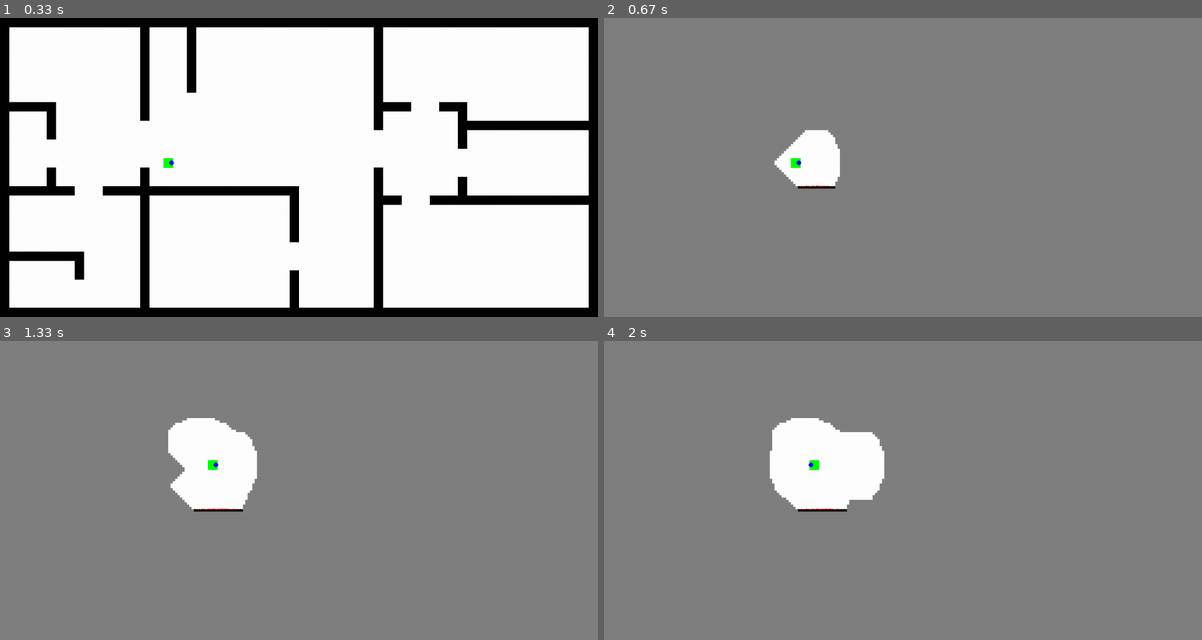
Above: before the commit, frames 1-4 (two rows, left to right).
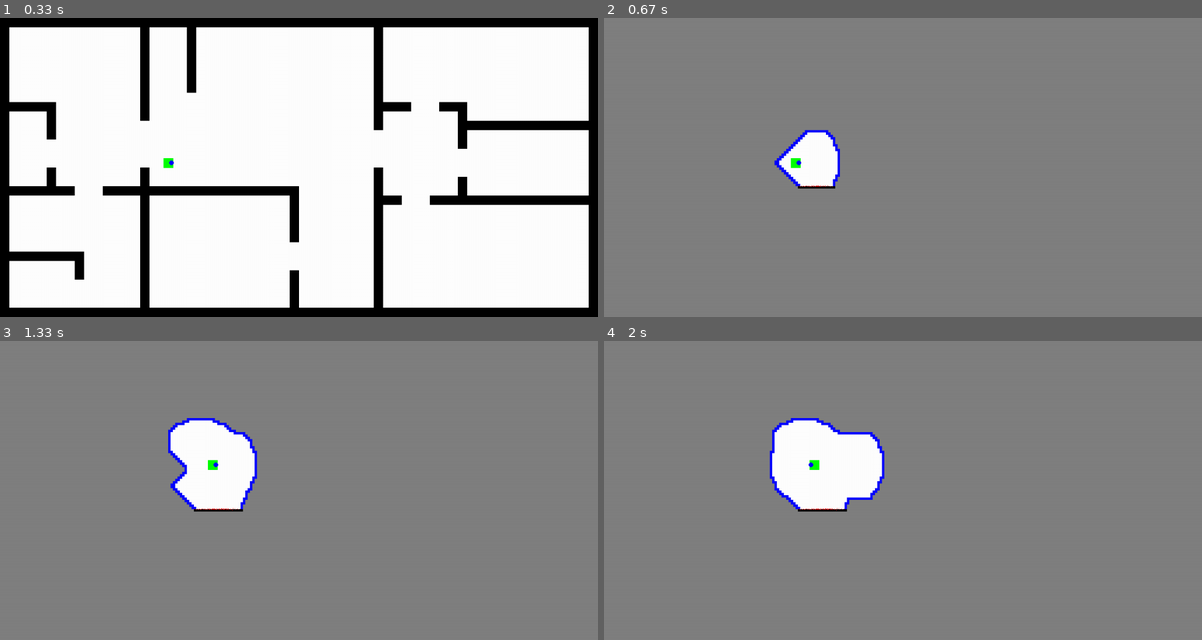
Above: after the commit, the same moments.

Repository: LuisPeMoraRod/drones_exploration_sim
Game: pygame game, started from src/simulation/main.py
Two runs of this game, one before a commit and one after it. Both use one fixed random seed, a clock stepped at 60 frames per second and the inputs below.
Inputs:
- Up to frame 1 (0.33 s): no input
- Up to frame 2 (0.67 s): hold Right from 0.33 s (still down)
- Up to frame 3 (1.33 s): release Right at 0.8 s; hold Up 0.83-1.13 s; hold Right from 1.17 s (still down)
- Up to frame 4 (2 s): release Right at 1.63 s; hold Left from 1.67 s (still down)

Frame 1 is identical in both runs. In frame 2, 0.3% of the frame differs, in the area x 28-40%, y 37-57%; in frame 3, 0.5%; in frame 4, 0.6%, in the area x 27-47%, y 25-57%.

Commit message:
feat(bfs): recognize frontier cell in BFS

Diff:
--- a/src/simulation/map.py
+++ b/src/simulation/map.py
@@ -75,9 +75,9 @@
                 elif cell == 2:
                     color = COLORS["BLACK"]
                 elif cell == 3:
-                    color = COLORS["GREEN"]
+                    color = COLORS["BLUE"]
                 elif cell == 4:
-                    color = COLORS["BLUE"]
+                    color = COLORS["RED"]
                 pygame.draw.rect(
                     self.resultMap,
                     color,
--- a/src/simulation/occupancy_grid.py
+++ b/src/simulation/occupancy_grid.py
@@ -63,17 +63,23 @@
             start[1] // GRID_CELL_DIMENTIONS[1],
         )
 
+        # add current position to flood fill and set as reached
         flood_fill = deque()
         flood_fill.append(startGrid)
         reached = set()
         reached.add(startGrid)
 
         while len(flood_fill) > 0:
-            current = flood_fill.popleft()
+            current = flood_fill.popleft()  # get the first element of the queue
+            if self.isFrontier(current):  # handle frontier cell
+                self.grid[current[1]][current[0]] = GRID_VALUES["FRONTIER"]
             for neighbor in self.getNeighbors(current):
                 if neighbor not in reached:
-                    reached.add(neighbor)
-                    flood_fill.append(neighbor)
+                    if (
+                        self.grid[neighbor[1]][neighbor[0]] == GRID_VALUES["FREE"]
+                    ):  # only add free cells to the queue
+                        reached.add(neighbor)
+                        flood_fill.append(neighbor)
 
     def getNeighbors(self, cell: tuple) -> list:
         """
@@ -87,6 +93,14 @@
                 x = cell[0] + i
                 y = cell[1] + j
                 if x >= 0 and x < len(self.grid[0]) and y >= 0 and y < len(self.grid):
-                    if self.grid[y][x] == GRID_VALUES["FREE"]:
-                        neighbors.append((x, y))
+                    neighbors.append((x, y))
         return neighbors
+
+    def isFrontier(self, cell: tuple) -> bool:
+        """
+        Check if a cell is a frontier
+        """
+        for neighbor in self.getNeighbors(cell):
+            if self.grid[neighbor[1]][neighbor[0]] == GRID_VALUES["UNKNOWN"]:
+                return True
+        return False
